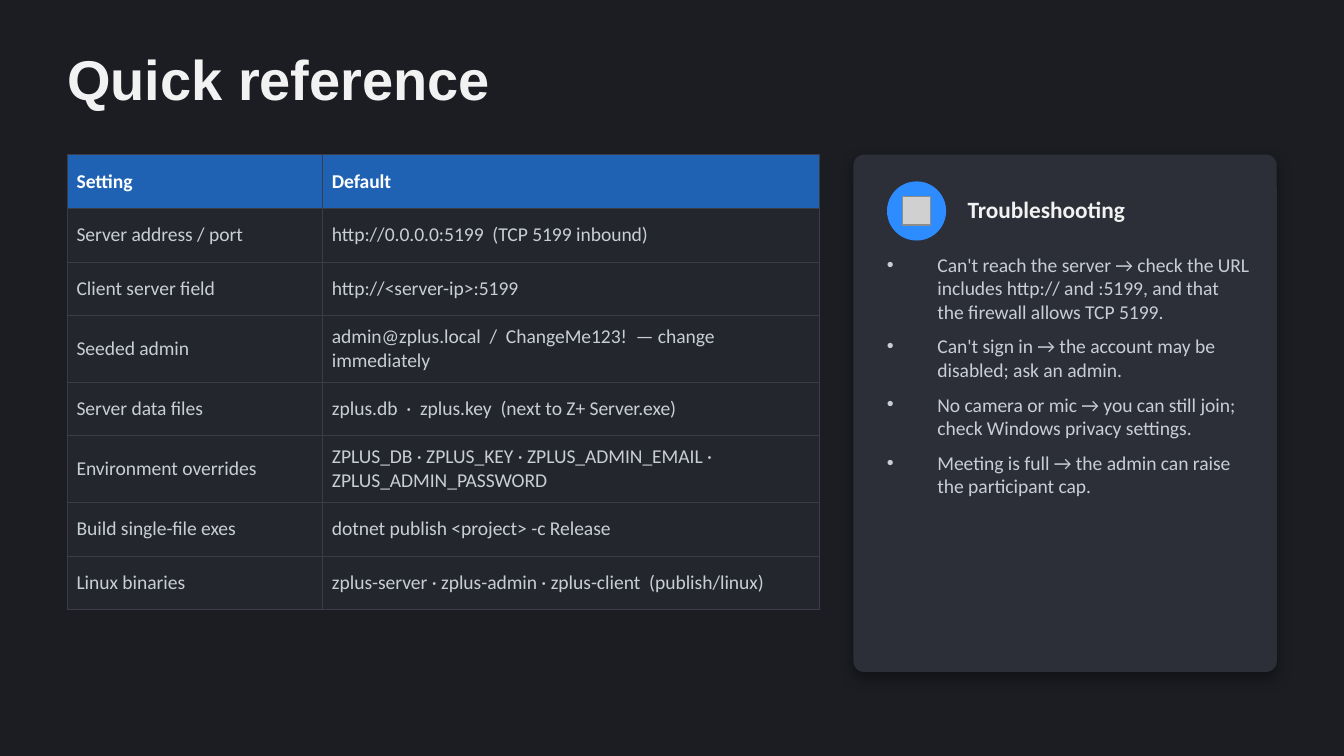
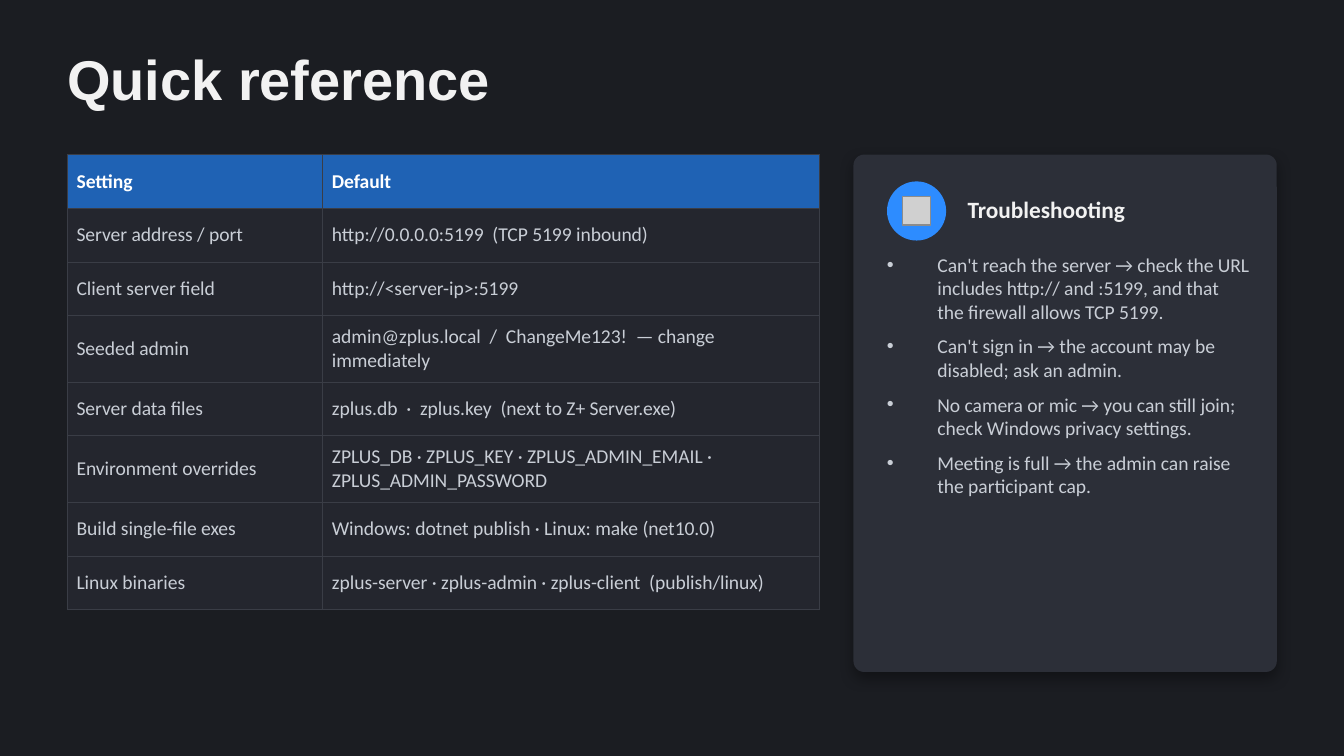
Before and after one commit to muleskin/Zplus, a slide deck: slide 17 of docs/Z+ User & Admin Guide.pptx. Drawn at 1344x756 pixels with LibreOffice and Linux fonts; fonts in the diff are those of the drawing; grey boxes stand for pictures. Boxes give left, top, right and bottom in pixels: in the first picture for what was removed or moved away, otherwise in the second. Text is boxed around its words. In the diff, an @@ line names an element or a change of style, - is before the commit and + after.

```diff
--- a/docs/Z+ User & Admin Guide.pptx
+++ b/docs/Z+ User & Admin Guide.pptx
@@ table at box(67, 155, 820, 596) @@
-row 7, column 2: dotnet publish <project> -c Release
+row 7, column 2: Windows: dotnet publish · Linux: make (net10.0)
```
Also in this commit, not shown: 8 other files.
